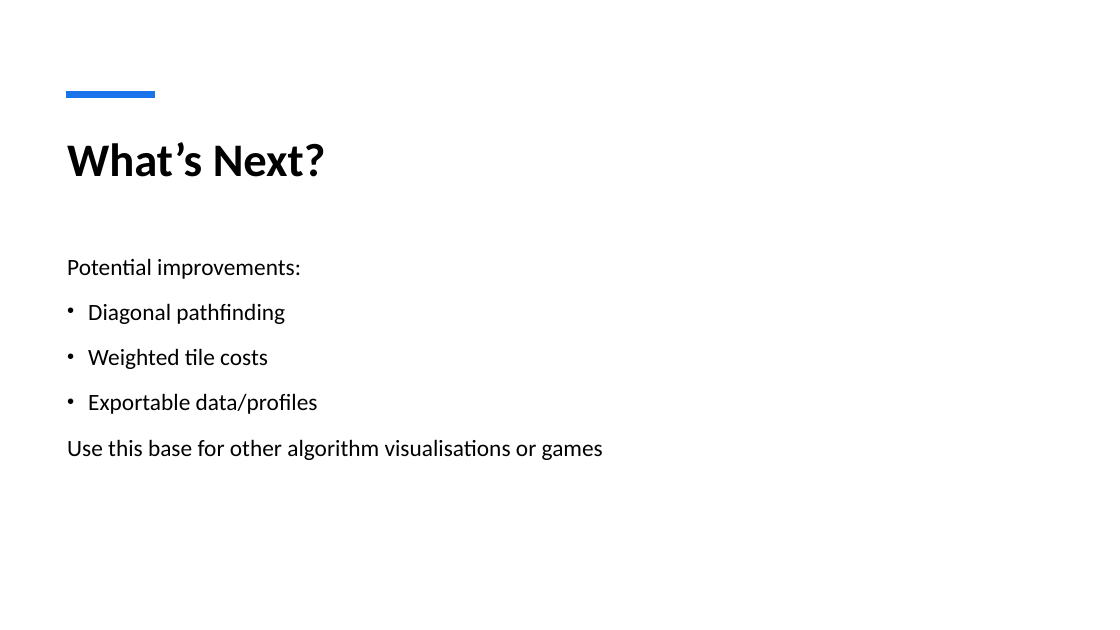
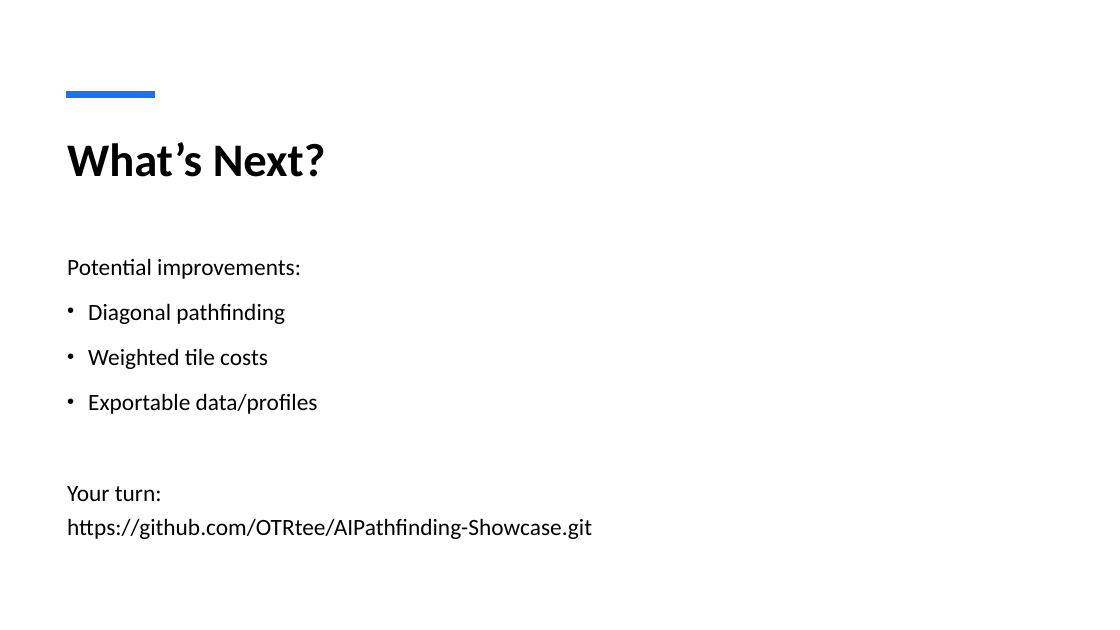
Before and after one commit to OTRtee/AIPathfinding-Showcase, a slide deck: slide 8 of Documents/BFS & A Viva Slides.pptx. Drawn at 1120x630 pixels with LibreOffice and Linux fonts; fonts in the diff are those of the drawing. Boxes give left, top, right and bottom in pixels: in the first picture for what was removed or moved away, otherwise in the second. Text is boxed around its words. In the diff, an @@ line names an element or a change of style, - is before the commit and + after.

Commit message:
Viva slides update

```diff
--- a/Documents/BFS & A Viva Slides.pptx
+++ b/Documents/BFS & A Viva Slides.pptx
@@ text at (67, 486, 592, 539): text changed @@
-Use this base for other algorithm visualisations or games
+Your turn:
+https://github.com/OTRtee/AIPathfinding-Showcase.git
```
